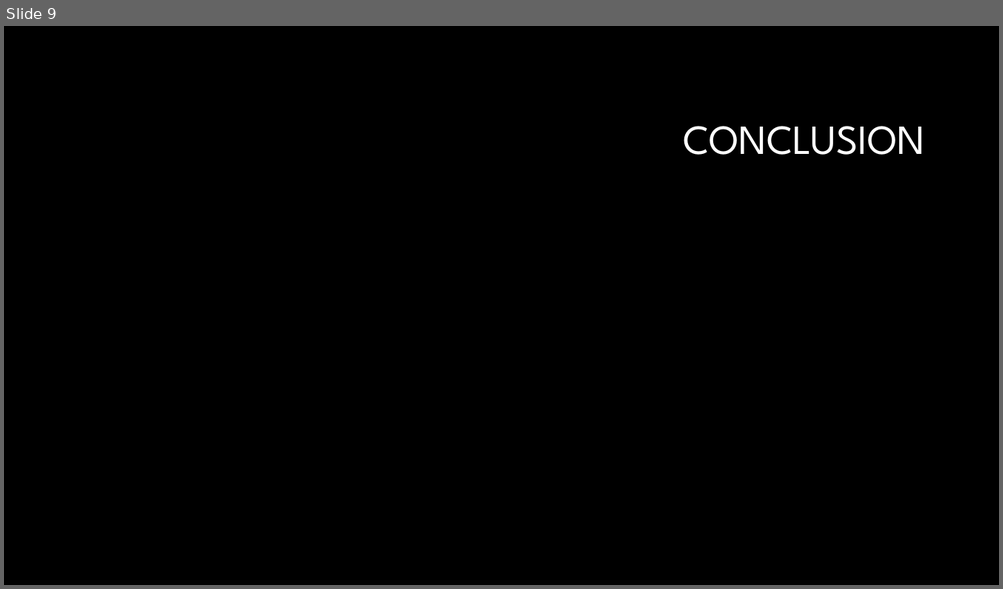
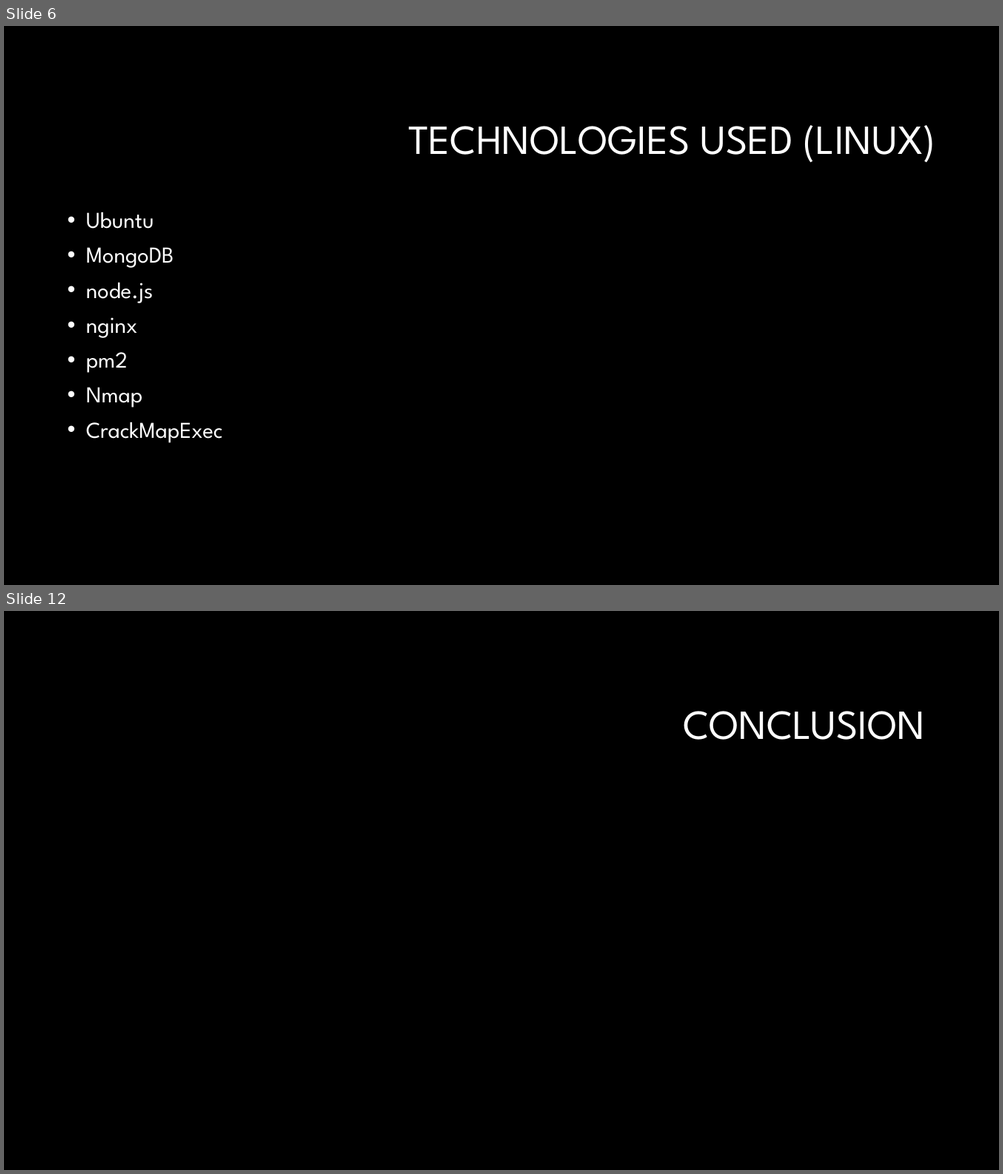
Before and after one commit to supertrey2004/Secure-Multi-Layer-Network-Project---Capstone, a slide deck: Docs/other/Slideshow.pptx. Shown one above the other, each under a label of ours: slide 9 before the commit, slides 6 and 12 after it; the slides between them are not shown. The pictures are 1003x589 and 1003x1174 pixels, drawn with LibreOffice and Linux fonts; fonts in the diff are those of the drawing; background and template pictures are left out. Boxes give left, top, right and bottom in pixels: in the first picture for what was removed or moved away, otherwise in the second. Text is boxed around its words. In the diff, an @@ line names an element or a change of style, - is before the commit and + after.

```diff
--- a/Docs/other/Slideshow.pptx
+++ b/Docs/other/Slideshow.pptx
@@ slide 6 added at box(4, 26, 999, 585), background #000000 @@
@@ title added at box(408, 125, 935, 162), 40 pt, text #FFFFFF @@
+TECHNOLOGIES USED (LINUX)
@@ text added at box(86, 212, 223, 443), 22 pt, text #FFFFFF @@
+• Ubuntu
+• MongoDB
+• node.js
+• nginx
+• pm2
+• Nmap
+• CrackMapExec
@@ what was slide 9 is now slide 12 @@
```
Also in this commit, not shown: 6 slides changed, 2 other slides added, 12 other files.
